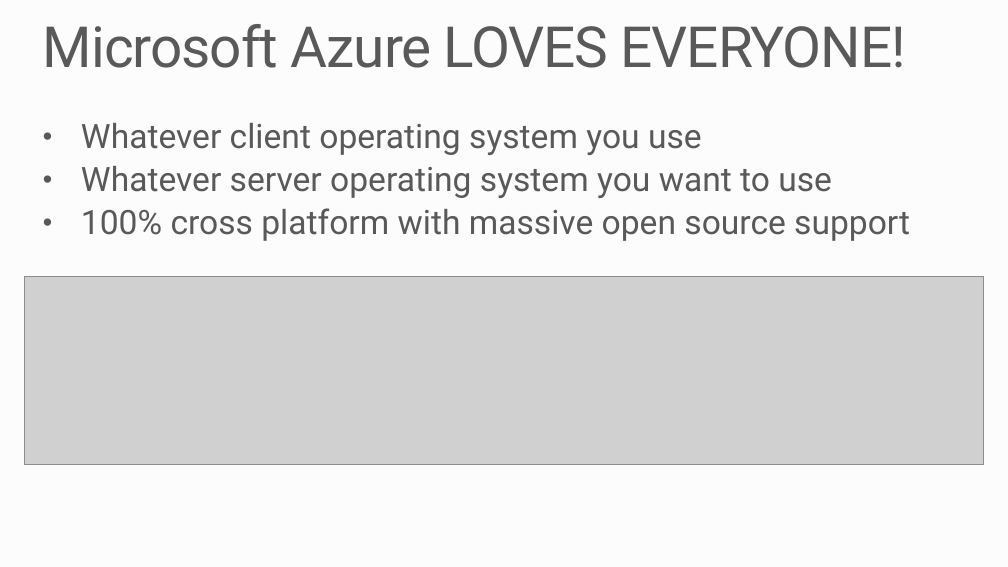
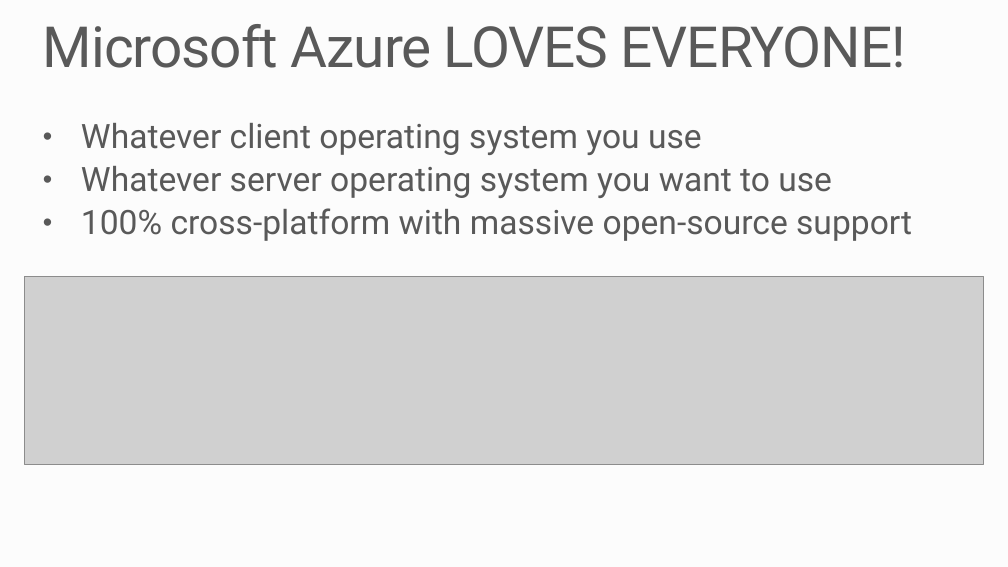
Before and after one commit to MSRConnections/Azure-training-course, a slide deck: slide 9 of Content/Introduction/Azure Overview.pptx. Drawn at 1008x567 pixels with LibreOffice and Linux fonts; fonts in the diff are those of the drawing; grey boxes stand for pictures; background and template pictures are left out. Boxes give left, top, right and bottom in pixels: in the first picture for what was removed or moved away, otherwise in the second. Text is boxed around its words. In the diff, an @@ line names an element or a change of style, - is before the commit and + after.

```diff
--- a/Content/Introduction/Azure Overview.pptx
+++ b/Content/Introduction/Azure Overview.pptx
@@ text at (81, 208, 912, 241): text changed @@
-• 100% cross platform with massive open source support
+• 100% cross-platform with massive open-source support
```
Also in this commit, not shown: 7 other slides changed, 1 slide added, 3 slides removed.
